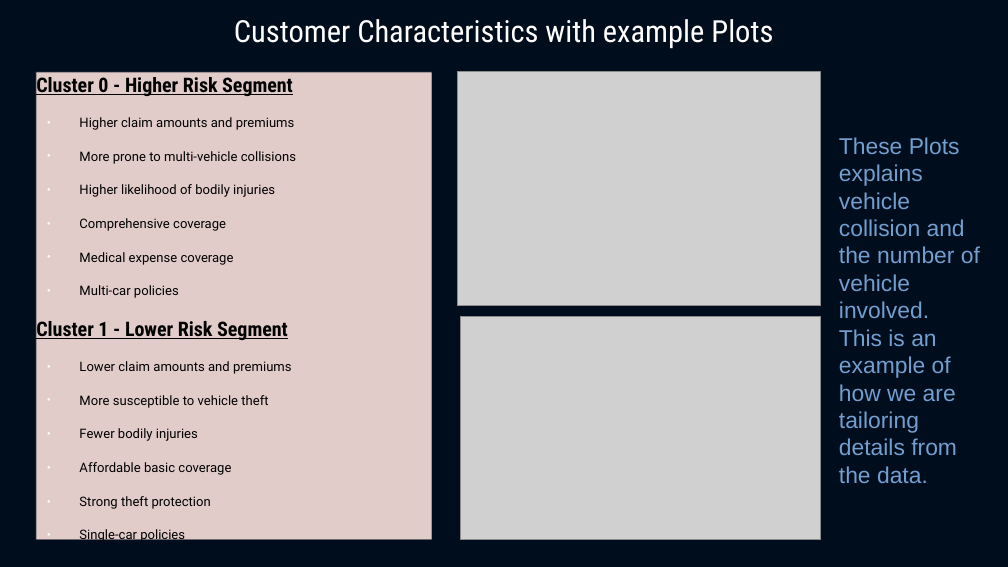
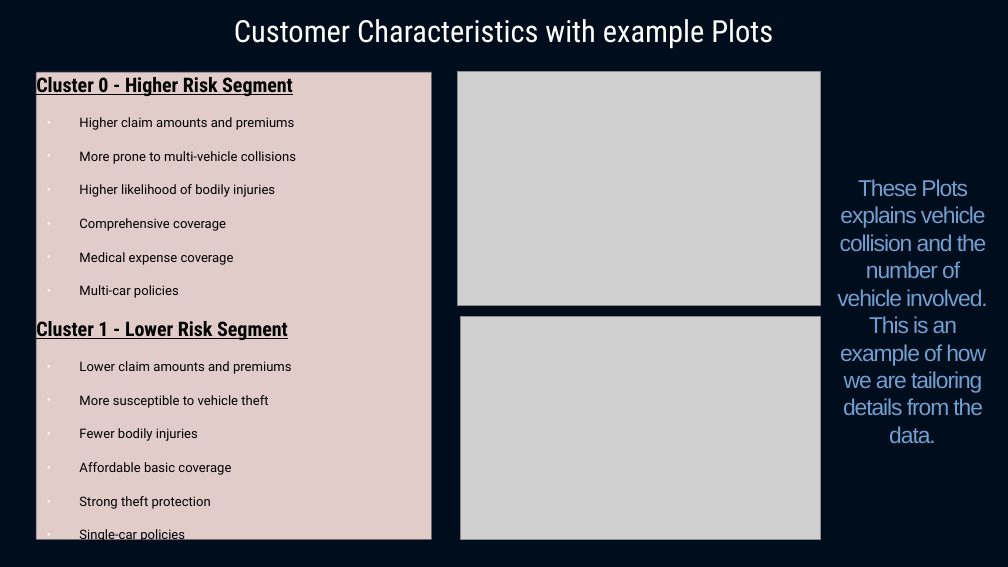
Before and after one commit to Santhosh-Analytics/Insurance_Analytics_Prediction, a slide deck: slide 5 of Data_Driven_Insights.pptx. Drawn at 1008x567 pixels with LibreOffice and Linux fonts; fonts in the diff are those of the drawing; grey boxes stand for pictures. Boxes give left, top, right and bottom in pixels: in the first picture for what was removed or moved away, otherwise in the second. Text is boxed around its words. In the diff, an @@ line names an element or a change of style, - is before the commit and + after.

```diff
--- a/Data_Driven_Insights.pptx
+++ b/Data_Driven_Insights.pptx
@@ text "These Plots explains vehicle collision ...": place and size @@
-text "These Plots explains vehicle collision ..." at [839, 137, 980, 483]
+text "These Plots explains vehicle collision ..." at [837, 179, 988, 415]
@@ text "These Plots explains vehicle collision ..." at [837, 179, 988, 415]: letter spacing 0 to -0.9 pt; alignment left to centre @@
```
Also in this commit, not shown: 1 other slide changed, 3 other files.
